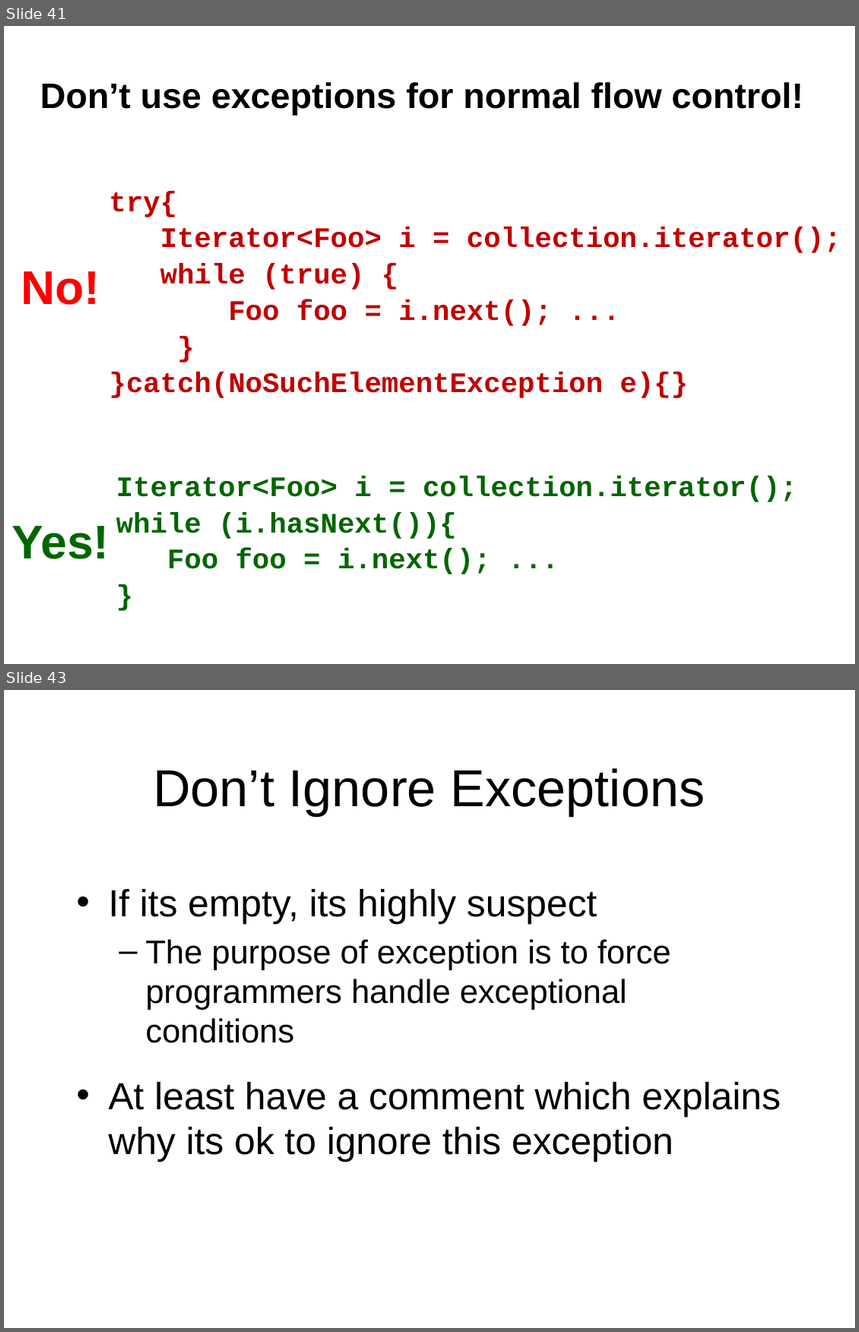
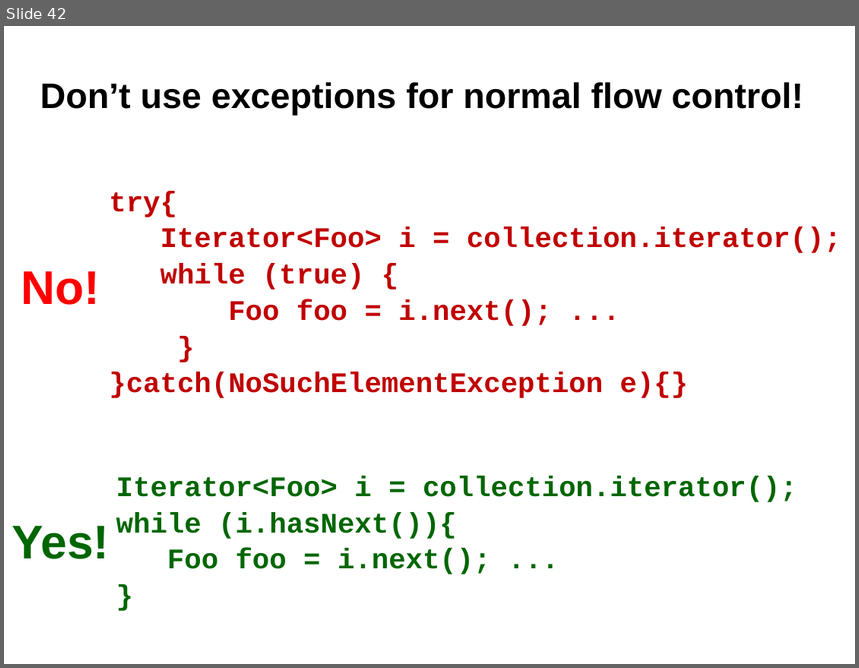
Before and after one commit to Cy-FairCS/cs3, a slide deck: u02d_exceptions/notes/a_Java Exceptions.pptx. Shown one above the other, each under a label of ours: slides 41 and 43 before the commit, slide 42 after it; the slides between them are not shown. The pictures are 859x1332 and 859x668 pixels, drawn with LibreOffice and Linux fonts; fonts in the diff are those of the drawing. Boxes give left, top, right and bottom in pixels: in the first picture for what was removed or moved away, otherwise in the second. Text is boxed around its words. In the diff, an @@ line names an element or a change of style, - is before the commit and + after.

Commit message:
Updated exceptions ppts

```diff
--- a/u02d_exceptions/notes/a_Java Exceptions.pptx
+++ b/u02d_exceptions/notes/a_Java Exceptions.pptx
@@ slide 43 removed at [4, 690, 855, 1328], background #FFFFFF @@
@@ title removed at [153, 768, 705, 815] @@
-Don’t Ignore Exceptions
@@ text removed at [108, 889, 781, 1163] @@
-• If its empty, its highly suspect
-  – The purpose of exception is to force programmers handle exceptional conditions
-• At least have a comment which explains why its ok to ignore this exception
@@ what was slide 41 is now slide 42 @@
```
Also in this commit, not shown: 5 slides changed, 5 slides added, 1 other slide removed, 1 other file.
